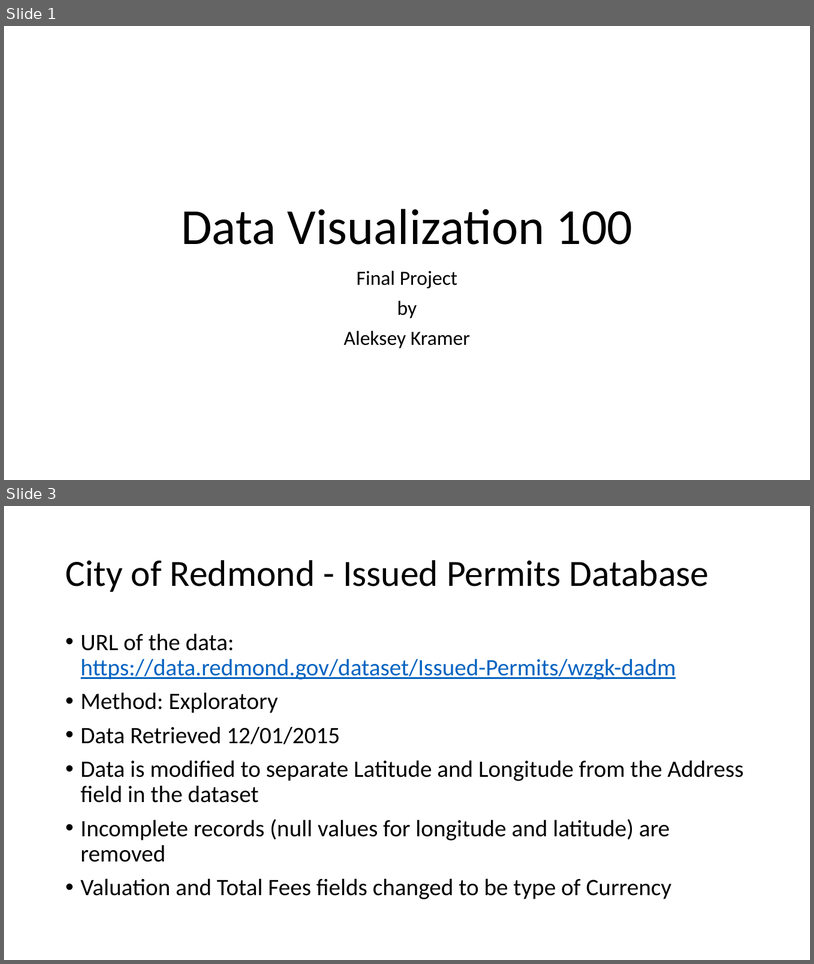
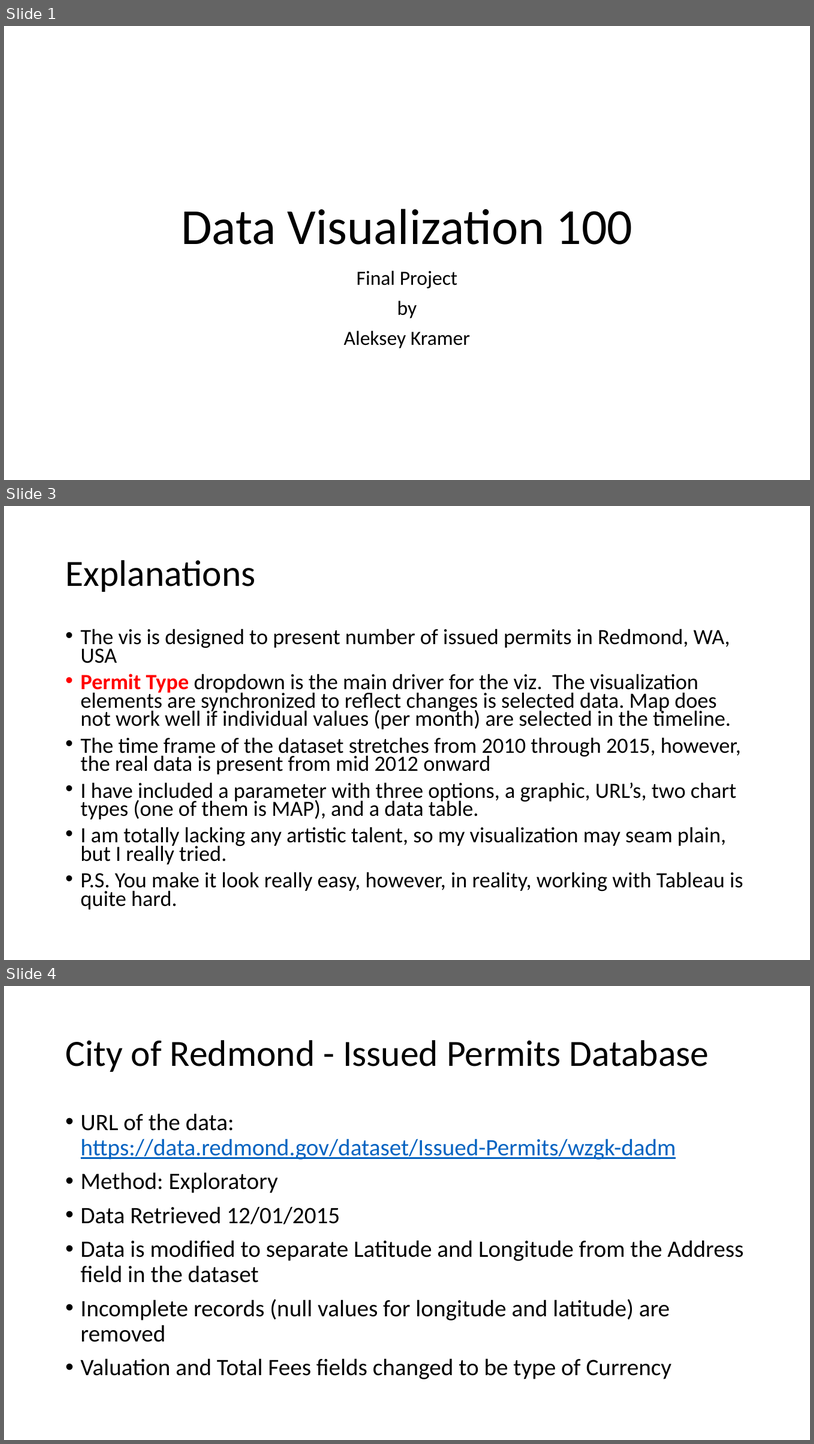
Before and after one commit to voite1/UW_Data_Visualization_100, a slide deck: Final_Project/A.Kramer-Final.Project.Slide.Deck.pptx. Shown one above the other, each under a label of ours: slides 1 and 3 before the commit, slides 1, 3 and 4 after it; the slides between them are not shown. The pictures are 814x964 and 814x1444 pixels, drawn with LibreOffice and Linux fonts; fonts in the diff are those of the drawing. Boxes give left, top, right and bottom in pixels: in the first picture for what was removed or moved away, otherwise in the second. Text is boxed around its words. In the diff, an @@ line names an element or a change of style, - is before the commit and + after.

```diff
--- a/Final_Project/A.Kramer-Final.Project.Slide.Deck.pptx
+++ b/Final_Project/A.Kramer-Final.Project.Slide.Deck.pptx
@@ slide 3 added at [4,506,810,960], background #FFFFFF @@
@@ title added at [65,560,255,592], 44 pt, text #000000 @@
+Explanations
@@ text added at [81,628,743,909], 25.9 pt, text #000000 @@
+• The vis is designed to present number of issued permits in Redmond, WA, USA
+• Permit Type dropdown is the main driver for the viz. The visualization elements are synchronized to reflect changes is selected data. Map does not work well if individual values (per month) are selected in the timeline.
+• The time frame of the dataset stretches from 2010 through 2015, however, the real data is present from mid 2012 onward
+• I have included a parameter with three options, a graphic, URL’s, two chart types (one of them is MAP), and a data table.
+• I am totally lacking any artistic talent, so my visualization may seam plain, but I really tried.
+• P.S. You make it look really easy, however, in reality, working with Tableau is quite hard.
@@ what was slide 3 is now slide 4 @@
```
Also in this commit, not shown: 1 slide changed, 1 other file.
